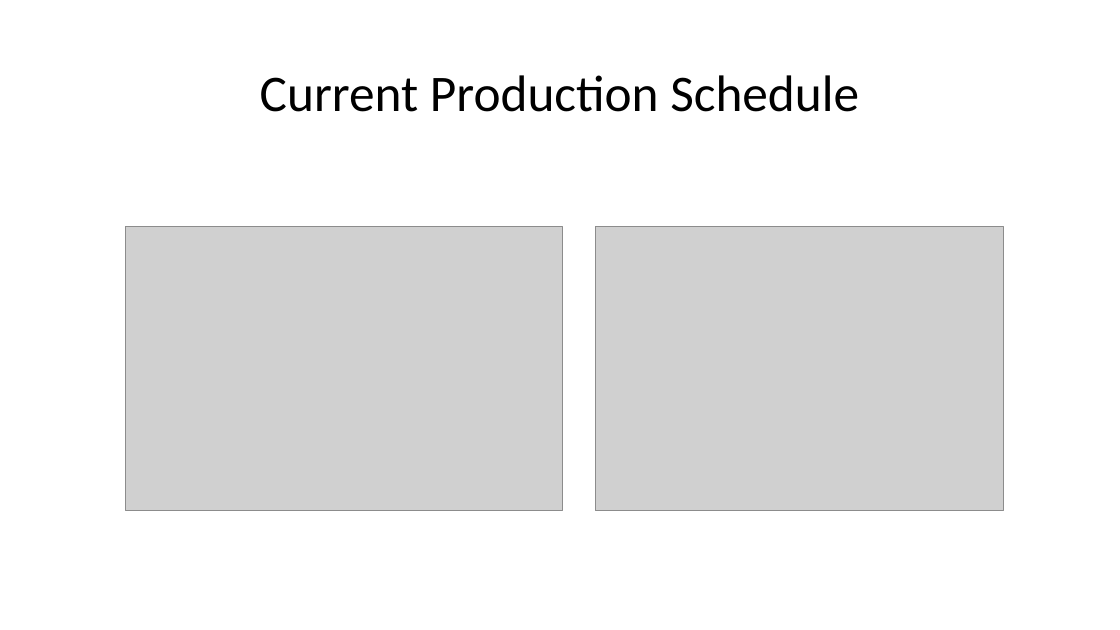
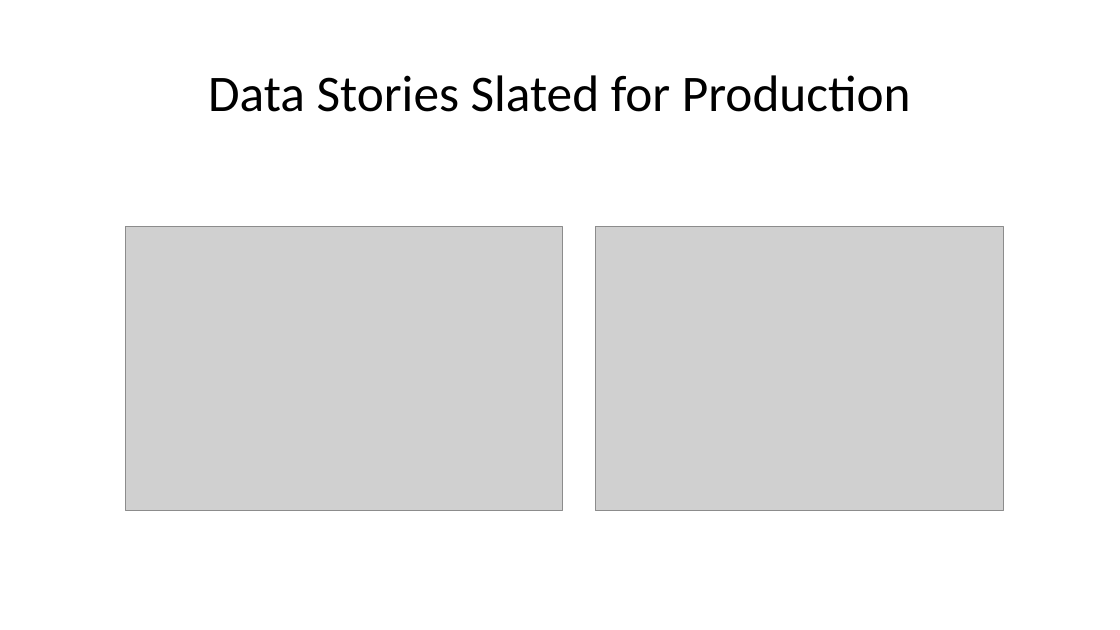
Before and after one commit to mydatastory-dev/projects, a slide deck: slide 9 of _ctsi/ctsi_presentation.pptx (slide 7 before the commit). Drawn at 1120x630 pixels with LibreOffice and Linux fonts; fonts in the diff are those of the drawing; grey boxes stand for pictures. Boxes give left, top, right and bottom in pixels: in the first picture for what was removed or moved away, otherwise in the second. Text is boxed around its words. In the diff, an @@ line names an element or a change of style, - is before the commit and + after.

```diff
--- a/_ctsi/ctsi_presentation.pptx
+++ b/_ctsi/ctsi_presentation.pptx
@@ title at [208,75,911,112]: text changed @@
-Current Production Schedule
+Data Stories Slated for Production
```
Also in this commit, not shown: 3 other slides changed, 5 slides added, 1 slide removed.
